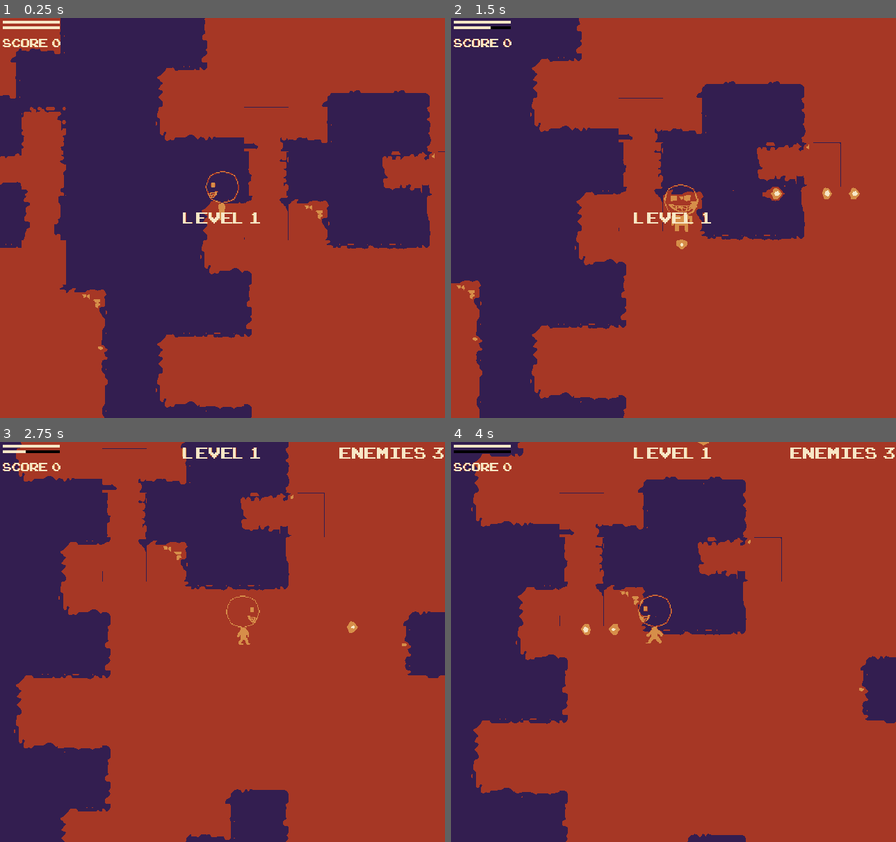
Above: before the commit, frames 1-4 (two rows, left to right).
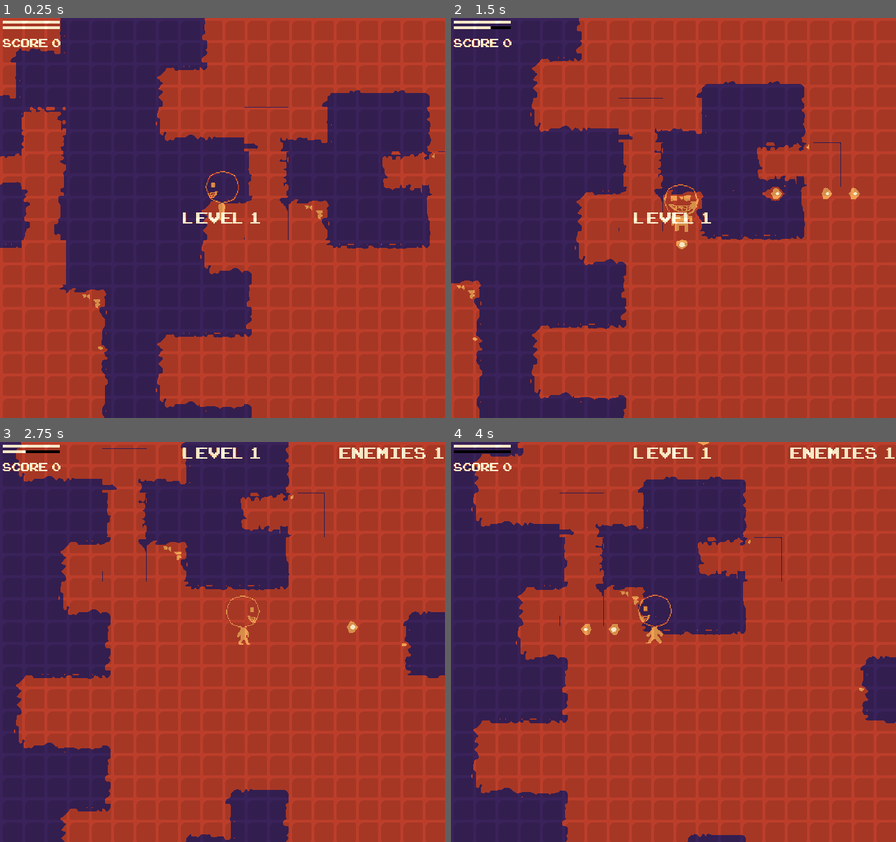
Above: after the commit, the same moments.

Repository: Mithul/GBJAM7
Game: Godot game, scene res://Main.tscn
Two runs of this game, one before a commit and one after it. Both use one fixed random seed, a clock stepped at 60 frames per second and the inputs below. Sound files missing from this copy of the repository are replaced by a short silence.
Inputs:
- Up to frame 1 (0.25 s): no input
- Up to frame 2 (1.5 s): tap Enter at 0.5 s; hold Right (ui_right) 0.53-1.28 s; tap Space (ui_select) at 0.6, 0.77, 1.07, 1.35 s; hold Down (ui_down) from 1.28 s (still down)
- Up to frame 3 (2.75 s): tap Space (ui_select) at 1.52, 1.82, 2.1 s; release Down (ui_down) at 2.03 s; hold Right (ui_right) from 2.03 s (still down)
- Up to frame 4 (4 s): release Right (ui_right) at 2.78 s; hold Up (ui_up) 2.78-3.53 s; tap Space (ui_select) at 2.85, 3.02, 3.32, 3.6, 3.77 s; hold Left (ui_left) from 3.53 s (still down)

The runs differ from the first frame. In frame 1, 0.2% of the frame differs, in the area x 0-98%, y 0-73%; in frame 2, 0.3%, in the area x 0-92%, y 0-81%; in frame 3, 0.3%; in frame 4, 0.3%.

Commit message:
Added music and sfx. Fix #8

Diff:
--- a/Enemy.gd
+++ b/Enemy.gd
@@ -7,6 +7,7 @@
 export var max_health = 100
 var health = 0
 signal on_death
+signal visible_on_camera
 
 var hit_entities : Array
 
@@ -34,6 +35,7 @@
 func die():
 	if $AnimatedSprite.animation != 'Death':
 		$AnimatedSprite.play("Death")
+		$death_sound.play()
 		emit_signal("on_death", self)
 
 func incur_damage(damage):
@@ -70,3 +72,7 @@
 		hit_entities.remove(pos)
 	if hit_entities.size() == 0:
 		$HitTimer.stop()
+
+
+func _on_VisibilityNotifier2D_viewport_entered(viewport):
+	emit_signal("visible_on_camera")
--- a/Enemy.tscn
+++ b/Enemy.tscn
@@ -38,6 +38,7 @@
 [ext_resource path="res://assets/character/enemy/burn0028.png" type="Texture" id=36]
 [ext_resource path="res://assets/character/enemy/burn0029.png" type="Texture" id=37]
 [ext_resource path="res://assets/character/enemy/burn0030.png" type="Texture" id=38]
+[ext_resource path="res://assets/music/lmms_proj/death.wav" type="AudioStream" id=39]
 
 [sub_resource type="SpriteFrames" id=1]
 animations = [ {
@@ -86,6 +87,7 @@
 position = Vector2( -0.414629, -7.97007 )
 frames = SubResource( 1 )
 animation = "Idle"
+frame = 1
 playing = true
 
 [node name="CollisionShape2D" type="CollisionShape2D" parent="."]
@@ -109,6 +111,15 @@
 texture_progress = SubResource( 7 )
 
 [node name="HitTimer" type="Timer" parent="."]
+
+[node name="VisibilityNotifier2D" type="VisibilityNotifier2D" parent="."]
+position = Vector2( 0.423197, -8.57937 )
+scale = Vector2( 0.542177, 0.588344 )
+
+[node name="death_sound" type="AudioStreamPlayer" parent="."]
+stream = ExtResource( 39 )
+volume_db = -16.156
 [connection signal="area_entered" from="HitBox" to="." method="_on_Area2D_area_entered"]
 [connection signal="area_exited" from="HitBox" to="." method="_on_HitBox_area_exited"]
 [connection signal="timeout" from="HitTimer" to="." method="_on_HitTimer_timeout"]
+[connection signal="viewport_entered" from="VisibilityNotifier2D" to="." method="_on_VisibilityNotifier2D_viewport_entered"]
--- a/Fire_projectile.gd
+++ b/Fire_projectile.gd
@@ -7,6 +7,7 @@
 # Called when the node enters the scene tree for the first time.
 
 var launched_entity_type = null
+var type = constants.PROJECTILE
 
 func init(direction):
 	print("INIT", direction)
--- a/Fire_projectile.tscn
+++ b/Fire_projectile.tscn
@@ -1,10 +1,11 @@
-[gd_scene load_steps=10 format=2]
+[gd_scene load_steps=11 format=2]
 
 [ext_resource path="res://Fire_projectile.gd" type="Script" id=1]
 [ext_resource path="res://assets/weapons/fireball/frame0001.png" type="Texture" id=2]
 [ext_resource path="res://assets/weapons/fireball/frame0002.png" type="Texture" id=3]
 [ext_resource path="res://assets/weapons/fireball/frame0003.png" type="Texture" id=4]
 [ext_resource path="res://assets/weapons/fireball/frame0000.png" type="Texture" id=5]
+[ext_resource path="res://assets/music/lmms_proj/fireball.wav" type="AudioStream" id=6]
 
 [sub_resource type="Curve" id=1]
 _data = [ Vector2( 0, 0 ), 0.0, 0.188118, 0, 0, Vector2( 0.854703, 0.28 ), 0.672956, 0.672956, 0, 0, Vector2( 0.974845, 1 ), 3.19797, 0.0, 0, 0 ]
@@ -46,7 +47,7 @@
 [node name="AnimatedSprite" type="AnimatedSprite" parent="."]
 frames = SubResource( 2 )
 animation = "Idle"
-frame = 1
+frame = 3
 speed_scale = 2.0
 playing = true
 
@@ -70,5 +71,10 @@
 position = Vector2( -0.292395, -0.657881 )
 rotation = 1.5708
 shape = SubResource( 4 )
+
+[node name="AudioStreamPlayer" type="AudioStreamPlayer" parent="."]
+stream = ExtResource( 6 )
+volume_db = -19.184
+autoplay = true
 [connection signal="timeout" from="lifetime" to="." method="_on_lifetime_timeout"]
 [connection signal="area_entered" from="Area2D" to="." method="_on_Area2D_area_entered"]
--- a/GB_shaders.tscn
+++ b/GB_shaders.tscn
@@ -54,7 +54,6 @@
 copy_mode = 2
 
 [node name="TextureRect" type="TextureRect" parent="BackBufferCopy2"]
-visible = false
 material = SubResource( 5 )
 margin_left = -0.457535
 margin_right = 160.0
--- /dev/null
+++ b/MusicHandler.gd
@@ -0,0 +1,31 @@
+extends Node
+
+# Declare member variables here. Examples:
+# var a = 2
+# var b = "text"
+
+var play_enemy_seen = false
+
+# Called when the node enters the scene tree for the first time.
+func _ready():
+	pass
+# Called every frame. 'delta' is the elapsed time since the previous frame.
+#func _process(delta):
+#	pass
+
+func enemy_visible():
+	if $EnemySeen.playing == false:
+		play_enemy_seen = true
+
+func _on_Background_finished():
+	print("Complete")
+
+
+func _on_EnemySeen_finished():
+	print("Completee")
+
+
+func _on_beat_timeout():
+	if play_enemy_seen == true:
+		$EnemySeen.play()
+		play_enemy_seen = false
--- a/Stage.gd
+++ b/Stage.gd
@@ -13,12 +13,14 @@
 export var enemy : PackedScene
 
 var num_enemies = 0
+var enemies = []
 
 # Called when the node enters the scene tree for the first time.
 func init():
 	randomize()
 	var grass_tile_id = tilemap.tile_set.find_tile_by_name("grass")
-
+	enemies = []
+	num_enemies = 0
 	for cell_pos in tilemap.get_used_cells():
 		if tilemap.get_cell(cell_pos.x, cell_pos.y) == grass_tile_id:
 			var cell_glob_pos = tilemap.map_to_world(cell_pos)
@@ -29,7 +31,9 @@
 				new_enemy.max_health = level*100/4
 				new_enemy.points = level*20
 				new_enemy.connect("on_death", self, "_on_enemy_died")
+				new_enemy.connect("visible_on_camera", $MusicHandler, "enemy_visible")
 				new_enemy.global_position = cell_glob_pos + Vector2(8, 8)
+				enemies.append(new_enemy)
 				add_child(new_enemy)
 				num_enemies += 1
 	if num_enemies == 0:
@@ -38,6 +42,8 @@
 
 func reset():
 	level = 1
+	for enemy in enemies:
+		enemy.queue_free()
 	$Player.reset()
 	init()
 
--- a/Stage.tscn
+++ b/Stage.tscn
@@ -7,6 +7,9 @@
 [ext_resource path="res://LevelGUI.gd" type="Script" id=5]
 [ext_resource path="res://assets/Fonts/GUILvlFont.tres" type="DynamicFont" id=6]
 [ext_resource path="res://GameOver.gd" type="Script" id=7]
+[ext_resource path="res://MusicHandler.gd" type="Script" id=8]
+[ext_resource path="res://assets/music/lmms_proj/bg.ogg" type="AudioStream" id=9]
+[ext_resource path="res://assets/music/lmms_proj/enemy_appeared.wav" type="AudioStream" id=10]
 
 [sub_resource type="ConvexPolygonShape2D" id=1]
 points = PoolVector2Array( 12, 16, 12, 12, 16, 12, 16, 16 )
@@ -706,9 +709,28 @@
 [node name="GameOverWait" type="Timer" parent="GameOver"]
 wait_time = 3.0
 one_shot = true
+
+[node name="MusicHandler" type="Node" parent="."]
+script = ExtResource( 8 )
+
+[node name="Background" type="AudioStreamPlayer" parent="MusicHandler"]
+stream = ExtResource( 9 )
+volume_db = -10.097
+autoplay = true
+
+[node name="EnemySeen" type="AudioStreamPlayer" parent="MusicHandler"]
+stream = ExtResource( 10 )
+volume_db = -15.146
+
+[node name="beat" type="Timer" parent="MusicHandler"]
+wait_time = 1.6
+autostart = true
 [connection signal="level_complete" from="." to="GUI" method="_on_Stage_level_complete"]
 [connection signal="remaining_enemies_update" from="." to="GUI" method="_on_Stage_remaining_enemies_update"]
 [connection signal="player_dead" from="Player" to="GameOver" method="_on_Player_player_dead"]
 [connection signal="gui_done" from="GUI" to="." method="_on_GUI_gui_done"]
 [connection signal="timeout" from="GUI/Display_timer" to="GUI" method="_on_Display_timer_timeout"]
 [connection signal="timeout" from="GameOver/GameOverWait" to="GameOver" method="_on_GameOverWait_timeout"]
+[connection signal="finished" from="MusicHandler/Background" to="MusicHandler" method="_on_Background_finished"]
+[connection signal="finished" from="MusicHandler/EnemySeen" to="MusicHandler" method="_on_EnemySeen_finished"]
+[connection signal="timeout" from="MusicHandler/beat" to="MusicHandler" method="_on_beat_timeout"]
--- a/constants.gd
+++ b/constants.gd
@@ -7,3 +7,4 @@
 
 var PLAYER = 100
 var ENEMY = 101
+var PROJECTILE = 102
Not shown: 1 places in Enemy.tscn that only renumber resources
Not shown: 5 places in Player.tscn that only renumber resources
Not shown: 1 places in Stage.tscn that only renumber resources
Not shown, added: assets/music/bg.wav
Not shown, added: assets/music/lmms_proj/bg.mmpz
Not shown, added: assets/music/lmms_proj/bg.mmpz.bak
Not shown, added: assets/music/lmms_proj/bg.ogg
Not shown, added: assets/music/lmms_proj/bg.wav
Not shown, added: assets/music/lmms_proj/death.wav
Not shown, added: assets/music/lmms_proj/enemy_appeared.ogg
Not shown, added: assets/music/lmms_proj/enemy_appeared.wav
Not shown, added: assets/music/lmms_proj/fireball.wav
